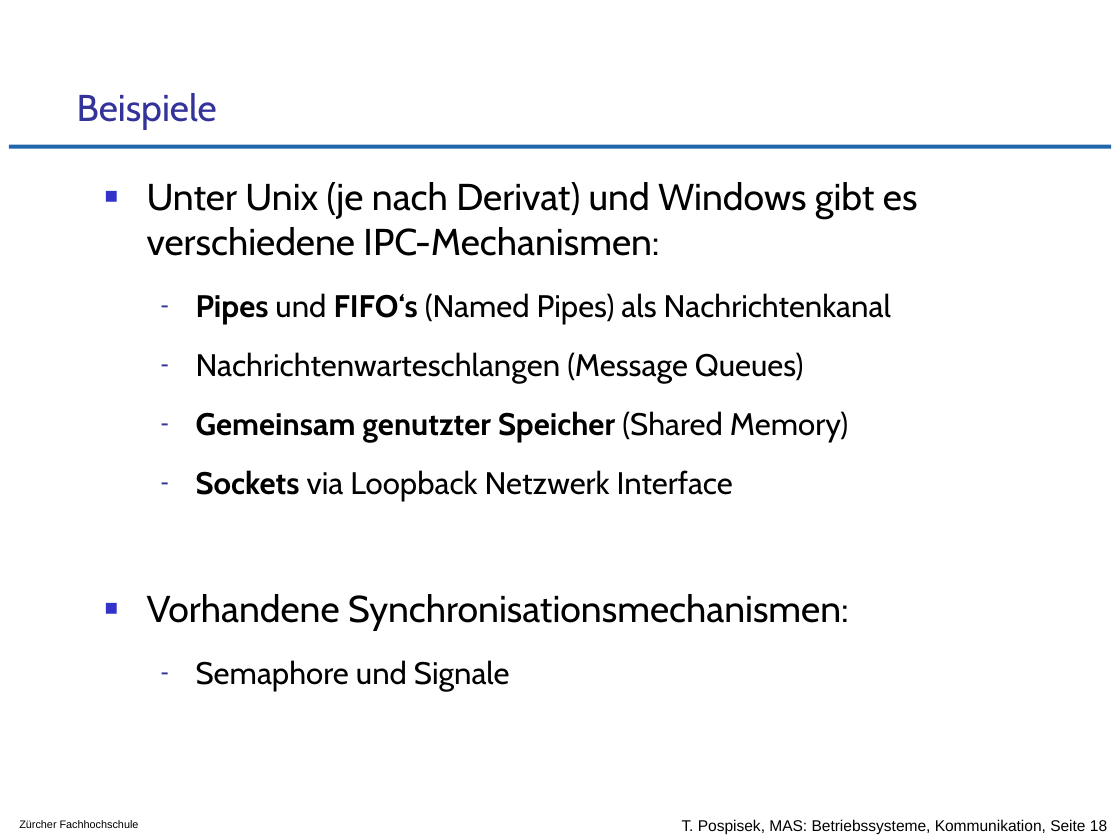
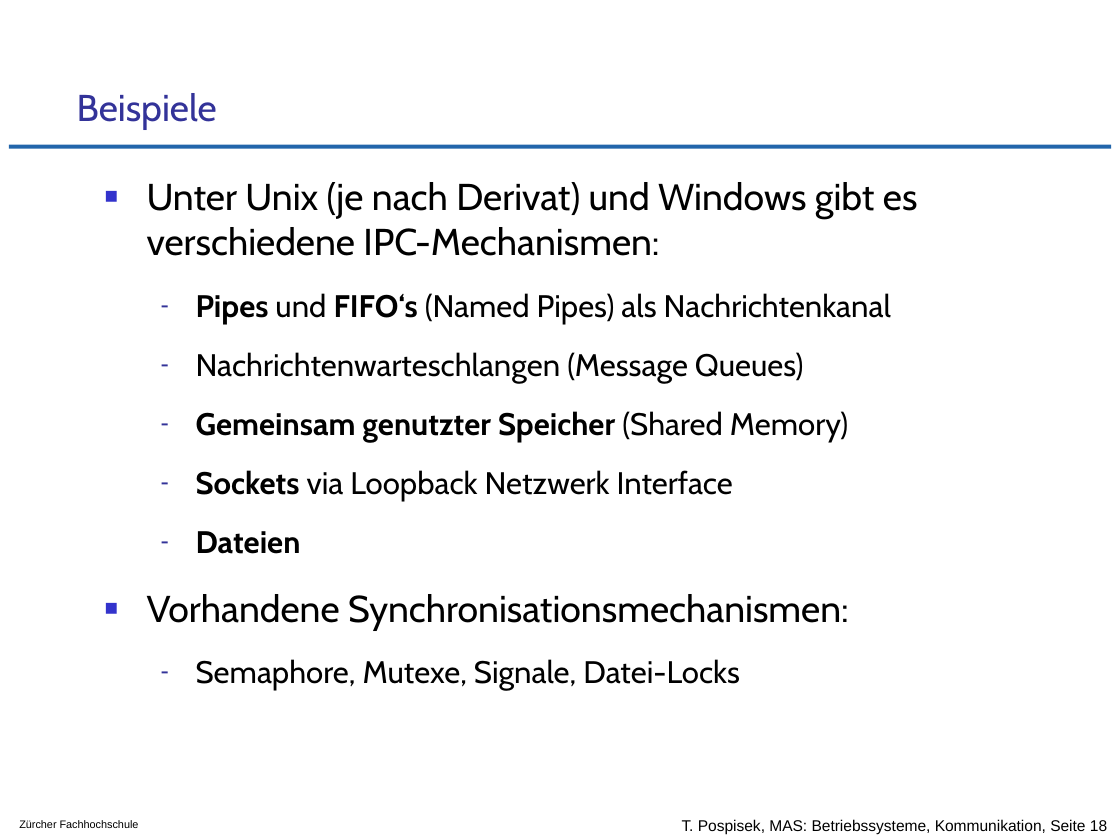
Before and after one commit to tpo/betriebssysteme, a slide deck: slide 18 of 09_Kommunikation_von_Prozessen_und_Threads.odp. Drawn at 1120x840 pixels with LibreOffice and Linux fonts; fonts in the diff are those of the drawing; background and template pictures are left out. Boxes give left, top, right and bottom in pixels: in the first picture for what was removed or moved away, otherwise in the second. Text is boxed around its words. In the diff, an @@ line names an element or a change of style, - is before the commit and + after.

Commit message:
Kommunikation über Dateien erwähnt

```diff
--- a/09_Kommunikation_von_Prozessen_und_Threads.odp
+++ b/09_Kommunikation_von_Prozessen_und_Threads.odp
@@ text at bbox=[196, 531, 301, 554]: paragraph added @@
+  – Dateien
@@ text at bbox=[196, 659, 740, 691]: text changed @@
-  – Semaphore und Signale
+  – Semaphore, Mutexe, Signale, Datei-Locks
```
Also in this commit, not shown: 1 other file.
